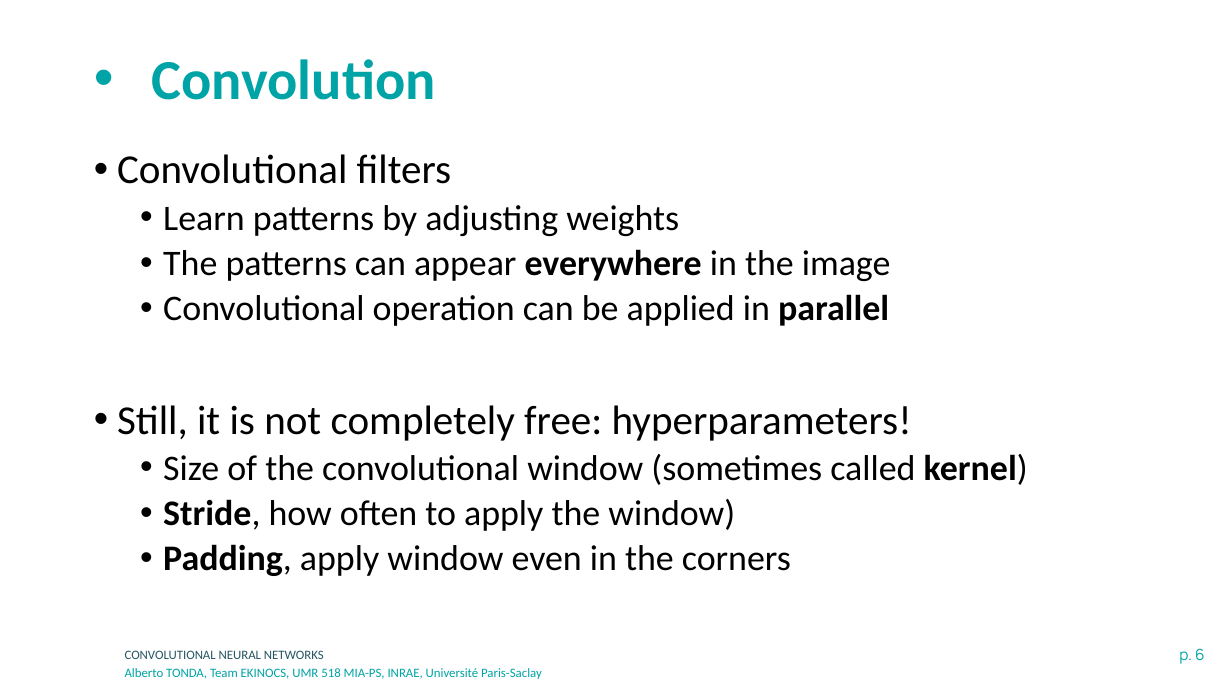
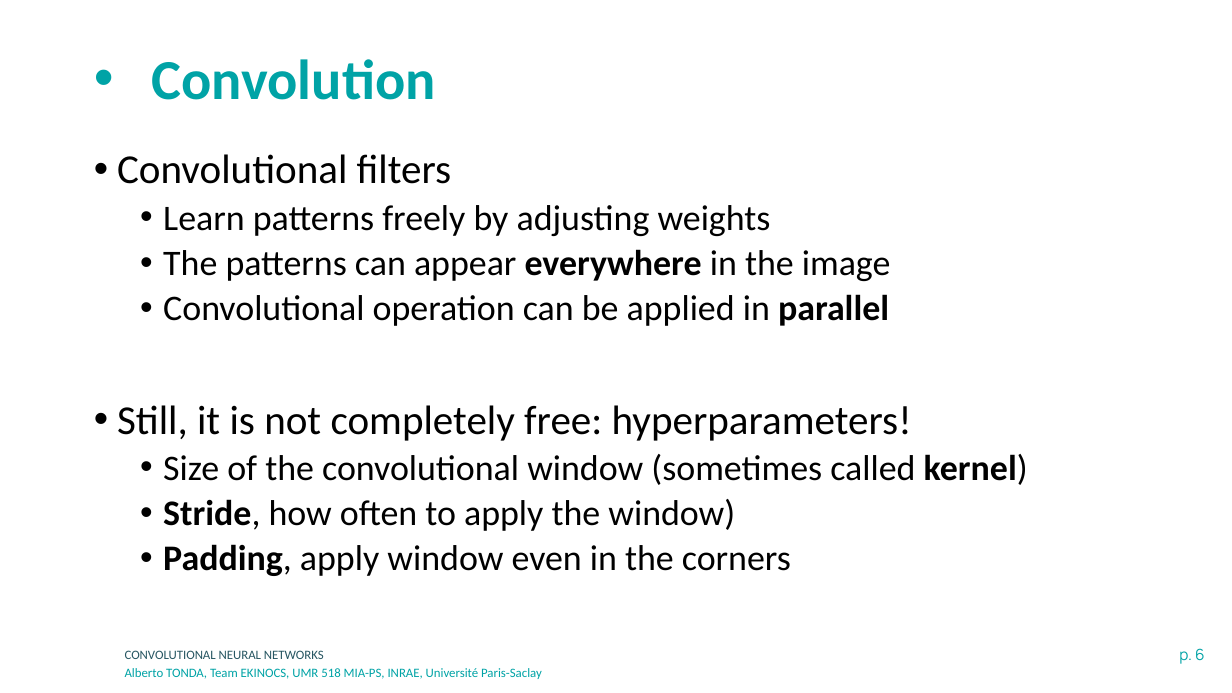
Before and after one commit to albertotonda/teaching, a slide deck: slide 6 of deep-learning-in-practice-with-pytorch/2-convolutional-neural-networks.pptx. Drawn at 1232x693 pixels with LibreOffice and Linux fonts; fonts in the diff are those of the drawing; background and template pictures are left out. Boxes give left, top, right and bottom in pixels: in the first picture for what was removed or moved away, otherwise in the second. Text is boxed around its words. In the diff, an @@ line names an element or a change of style, - is before the commit and + after.

```diff
--- a/deep-learning-in-practice-with-pytorch/2-convolutional-neural-networks.pptx
+++ b/deep-learning-in-practice-with-pytorch/2-convolutional-neural-networks.pptx
@@ text at bbox=[163, 205, 771, 236]: text changed @@
-  • Learn patterns by adjusting weights
+  • Learn patterns freely by adjusting weights
```
Also in this commit, not shown: 2 other slides changed, 3 slides added, 11 other files.
